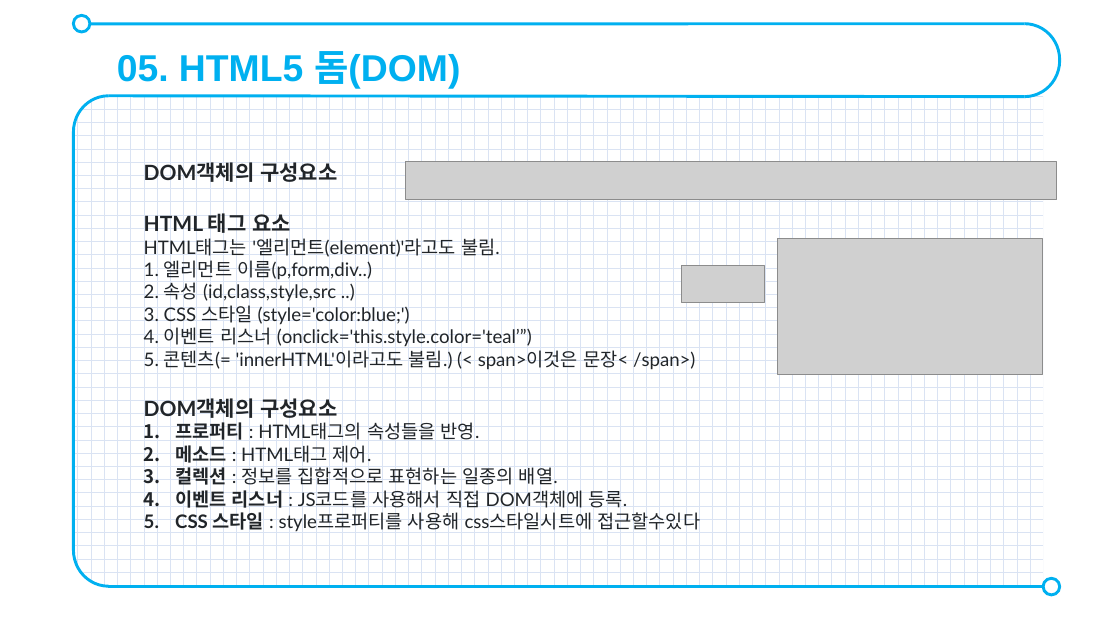
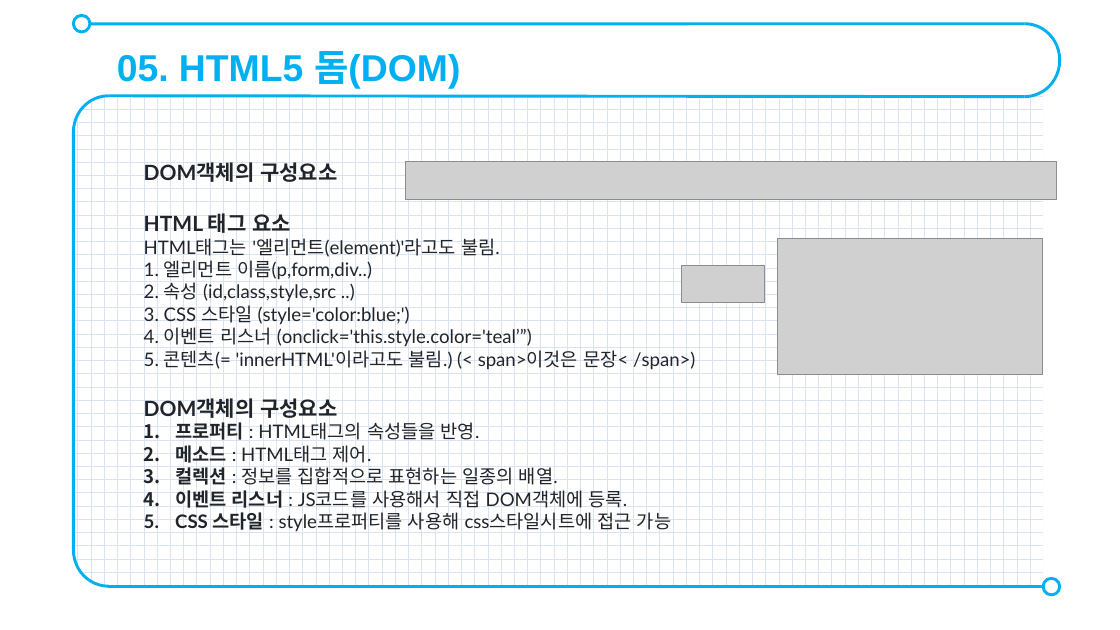
Before and after one commit to Kaya270191/StudyForWorkplace, a slide deck: slide 11 of WeeklyStudy/HTML_정가영.pptx. Drawn at 1120x630 pixels with LibreOffice and Linux fonts; fonts in the diff are those of the drawing; grey boxes stand for pictures. Boxes give left, top, right and bottom in pixels: in the first picture for what was removed or moved away, otherwise in the second. Text is boxed around its words. In the diff, an @@ line names an element or a change of style, - is before the commit and + after.

```diff
--- a/WeeklyStudy/HTML_정가영.pptx
+++ b/WeeklyStudy/HTML_정가영.pptx
@@ text at (175,512,671,532): text changed @@
-5. CSS 스타일 : style프로퍼티를 사용해 css스타일시트에 접근할수있다
+5. CSS 스타일 : style프로퍼티를 사용해 css스타일시트에 접근 가능
```
Also in this commit, not shown: 7 other slides changed, 2 other files.
